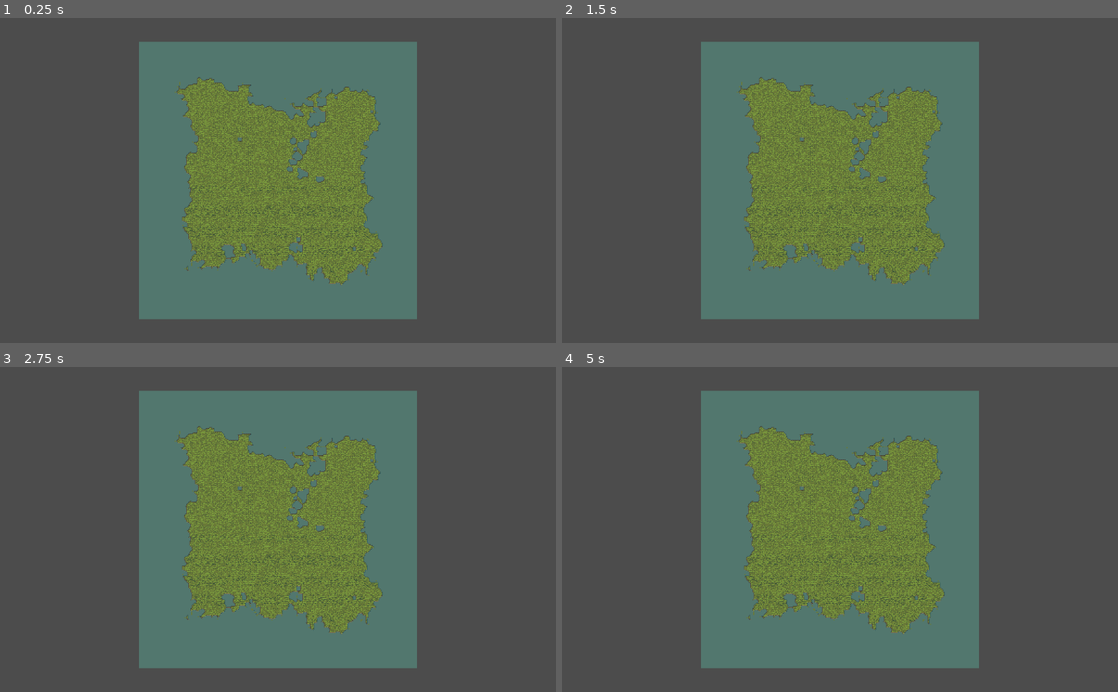
Above: before the commit, frames 1-4 (two rows, left to right).
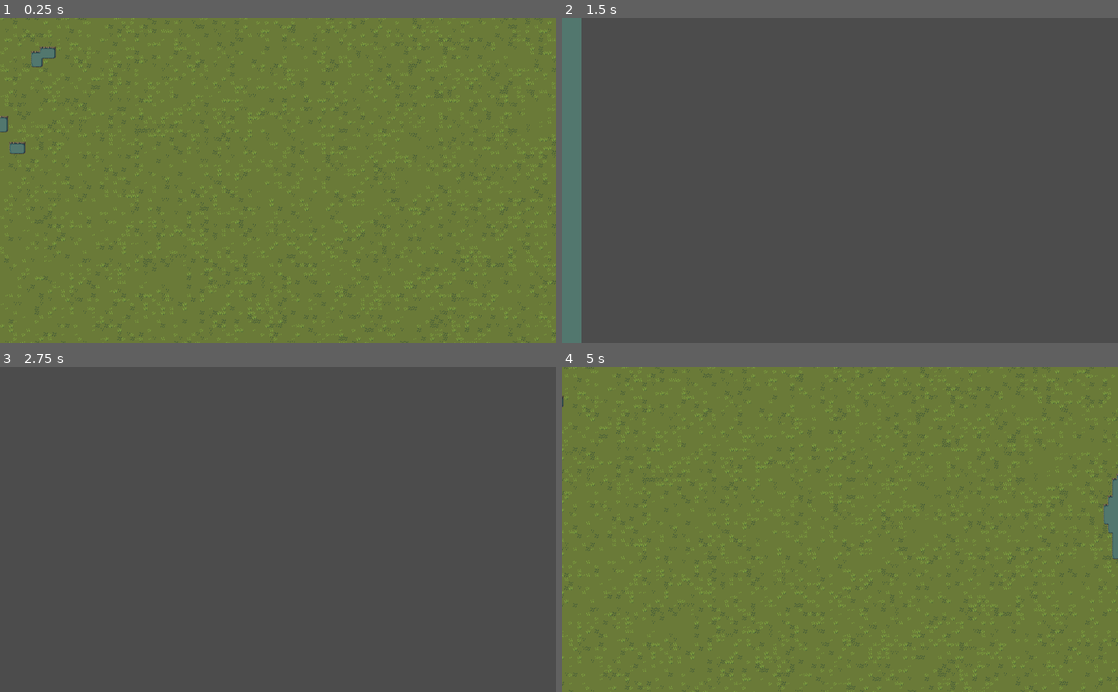
Above: after the commit, the same moments.

Repository: Icbitic/EndlessWarfare
Game: Godot game, scene res://Main.tscn
The game is run twice, just before and just after one commit, with the same random seed, the same clock (stepped at 60 frames per second) and the same inputs. The engine's default icon, where the game draws it, is replaced by a stand-in: a white triangle on a blue panel in a dark square.
Inputs (mouse positions are in pixels of both pictures, inside the frame that each line leads up to):
- Up to frame 1 (0.25 s): no input
- Up to frame 2 (1.5 s): tap Enter at 0.5 s; move the mouse to (962, 164) at 0.52 s; hold Right (ui_right) 0.53-1.28 s; move the mouse to (728, 196) at 1.27 s; hold Down (ui_down) from 1.28 s (still down)
- Up to frame 3 (2.75 s): move the mouse to (333, 458) at 2.02 s; release Down (ui_down) at 2.03 s; hold Right (ui_right) from 2.03 s (still down)
- Up to frame 4 (5 s): tap Space at 2.75, 4.25 s; move the mouse to (812, 594) at 2.77 s; release Right (ui_right) at 2.78 s; hold Up (ui_up) 2.78-3.53 s; tap Enter at 3.5 s; move the mouse to (1006, 578) at 3.52 s; hold Left (ui_left) from 3.53 s (still down); move the mouse to (673, 480) at 4.27 s

The runs differ from the first frame. In frame 1, 87% of the frame differs, in the area x 0-100%, y 0-100%; in frame 2, 45%; in frame 3, 42%; in frame 4, 87%.

Commit message:
Fix bit-mask bugs and simplified Settings

Diff:
--- a/Info.gd
+++ /dev/null
@@ -1,19 +0,0 @@
-extends Node
-
-var version = "0.2.1"
-const cell_size = 8
-
-var render_distance = 8
-
-var settings = {
-	"echo_recordings": true,
-	"restore_logs_to_memory": false,
-	"record_navigation_details": false,
-	"enable_test_set": true,
-}
-func _ready():
-	var file = File.new()
-	if (file.open("res://settings.json", File.READ)) == OK:
-		settings = parse_json(file.get_as_text())
-	else:
-		LogRecorder.record("Unable to load res://info.json")
--- a/Info.tscn
+++ /dev/null
@@ -1,6 +0,0 @@
-[gd_scene load_steps=2 format=2]
-
-[ext_resource path="res://Info.gd" type="Script" id=1]
-
-[node name="Info" type="Node"]
-script = ExtResource( 1 )
--- a/LogRecorder.gd
+++ b/LogRecorder.gd
@@ -12,9 +12,9 @@
 		"level": level
 	}
 
-	if Info.settings.restore_logs_to_memory:
+	if Settings.restore_logs_to_memory:
 		rec.append(content)
-	if Info.settings.echo_recordings:
+	if Settings.echo_recordings:
 		print(get_time_str(content.time) + content.text)
 
 	emit_signal("log_recorded")
--- /dev/null
+++ b/Settings.gd
@@ -0,0 +1,28 @@
+extends Node
+
+var version = "0.2.1"
+
+var echo_recordings = true
+var restore_logs_to_memory = false
+var record_navigation_details = false
+var enable_test_set = false
+var draw_chunk_outline = false
+var draw_cell_outline = false
+
+func _ready():
+	var file = File.new()
+	if (file.open("res://settings.json", File.READ)) == OK:
+		var settings = parse_json(file.get_as_text())
+
+		# Set the settings
+		echo_recordings = settings.echo_recordings
+		restore_logs_to_memory = settings.restore_logs_to_memory
+		record_navigation_details = settings.record_navigation_details
+		enable_test_set = settings.enable_test_set
+		draw_chunk_outline = settings.draw_chunk_outline
+		draw_cell_outline = settings.draw_cell_outline
+
+		# Todo: Find out a way to make mod able to add some settings here.
+
+	else:
+		LogRecorder.record("Unable to load res://info.json")
--- /dev/null
+++ b/Settings.tscn
@@ -0,0 +1,6 @@
+[gd_scene load_steps=2 format=2]
+
+[ext_resource path="res://Settings.gd" type="Script" id=1]
+
+[node name="Settings" type="Node"]
+script = ExtResource( 1 )
--- a/Test/Test.gd
+++ b/Test/Test.gd
@@ -1,9 +1,7 @@
 extends Node
 
 func _ready():
-	if Info.settings.enable_test_set:
-		# Test GlobalNavigation
-		GlobalNavigation.search_path(Vector2(0, 0), Vector2(0, 1))
+	if Settings.enable_test_set:
 
 		var data = Database.new()
 
--- /dev/null
+++ b/game_world/Camera2D.gd
@@ -0,0 +1,21 @@
+extends Camera2D
+
+const SPEED = 2000
+
+func _ready():
+	pass
+
+func _process(delta):
+	var velocity = Vector2()  # The player's movement vector.
+	if Input.is_action_pressed("ui_right"):
+		velocity.x += 1
+	if Input.is_action_pressed("ui_left"):
+		velocity.x -= 1
+	if Input.is_action_pressed("ui_down"):
+		velocity.y += 1
+	if Input.is_action_pressed("ui_up"):
+		velocity.y -= 1
+	if velocity.length() > 0:
+		velocity = velocity.normalized() * SPEED * delta
+
+	position += velocity
--- a/game_world/Map.gd
+++ b/game_world/Map.gd
@@ -5,7 +5,8 @@
 const CHUNK_SIZE = 16
 # This MAP_SIZE refers to cells
 const MAP_SIZE = 256
-const CHUNK_MIDPOINT = Vector3(0.5, 0.5, 0.5) * CHUNK_SIZE
+const MAP_MIDPOINT = Vector2(0.5, 0.5) * MAP_SIZE
+const CHUNK_MIDPOINT = Vector2(0.5, 0.5) * CHUNK_SIZE
 const CHUNK_END_SIZE = CHUNK_SIZE - 1
 
 var player
@@ -18,19 +19,23 @@
 func _ready():
 	player = world.get_node("Players/" + str(world.player_id))
 
+	$Wall.GlobalNavigation = $Navigation
+	$Terrain.GlobalNavigation = $Navigation
+
+
 	# Todo: check if there is a existing saven
 
 	#thread = Thread.new()
 	#thread.start(self, "_generate")
 
-	_generate(null)
+	_generate()
 	$Terrain.update_bitmask_region()
 
 func _exit_tree():
 	if thread != null:
 		thread.wait_to_finish()
 
-func set_cell(x, y, z, tile, update_bitmask = true):
+func draw_cell(x, y, z, tile, update_bitmask = true):
 	match z:
 		TERRAIN:
 			$Terrain.set_cell(x, y, tile)
@@ -53,12 +58,24 @@
 			return ERR_DOES_NOT_EXIST
 
 
-func _generate(userdata):
+func set_cell(x, y, z, tile, update_bitmask = true):
+	var chunk_position = Vector2(floor(x / CHUNK_SIZE), floor(y / CHUNK_SIZE))
+	return _chunks[chunk_position].set_cell(Vector2(
+			x - CHUNK_SIZE * chunk_position.x,
+			y - CHUNK_SIZE * chunk_position.y),
+			z, tile, update_bitmask)
+
+func _generate():
 	# The random_seed is required to keep sync of all the chunks' random seed
+	randomize()
 	var random_seed = randi()
 
-	for i in range(-MAP_SIZE / (2 * CHUNK_SIZE), MAP_SIZE / (2 * CHUNK_SIZE)):
-		for j in range(-MAP_SIZE / (2 * CHUNK_SIZE), MAP_SIZE / (2 * CHUNK_SIZE)):
+	# If MAP_SIZE / CHUNK_SIZE cannot be a integer
+	# Use the closest integer smaller than it instead
+	# warning-ignore:integer_division
+	for i in range(MAP_SIZE / CHUNK_SIZE):
+		# warning-ignore:integer_division
+		for j in range(MAP_SIZE / CHUNK_SIZE):
 			var _chunk = Chunk.new()
 			var _chunk_position = Vector2(i, j)
 			_chunk.chunk_position = _chunk_position
@@ -67,8 +84,3 @@
 			_chunk.generate(random_seed)
 			$Chunks.add_child(_chunk)
 	return OK
-
-func _remove_isolated_cells():
-	for i in range(-0.5 * MAP_SIZE, 0.5 * MAP_SIZE):
-		for j in range(-0.5 * MAP_SIZE, 0.5 * MAP_SIZE):
-			pass
--- a/game_world/Navigation.gd
+++ b/game_world/Navigation.gd
@@ -3,12 +3,24 @@
 
 
 # Public Methods
+func add_cell(x, y):
+	$TileMap.set_cell(x, y, 0)
+
+func add_cellv(pos):
+	$TileMap.set_cell(pos, 0)
+
+func remove_cell(x, y):
+	$TileMap.set_cell(x, y, -1)
+
+func remove_cellv(pos):
+	$TileMap.set_cell(pos, -1)
+
 func search_path(start: Vector2, end: Vector2, optimize: bool = true):
 
-	if Info.settings.record_navigation_details:
+	if Settings.record_navigation_details:
 		if optimize:
 			LogRecorder.record("Calculated optimized path from " + str(start) + " to " + str(end))
 		else:
 			LogRecorder.record("Calculated path from " + str(start) + " to " + str(end))
 
-	return get_simple_path(start * Info.cell_size, end * Info.cell_size, optimize)
+	return get_simple_path(start * Settings.cell_size, end * Settings.cell_size, optimize)
--- a/game_world/Navigation.tscn
+++ b/game_world/Navigation.tscn
@@ -1,10 +1,29 @@
-[gd_scene load_steps=2 format=2]
+[gd_scene load_steps=4 format=2]
 
 [ext_resource path="res://game_world/Navigation.gd" type="Script" id=1]
+[ext_resource path="res://icon.png" type="Texture" id=2]
+
+[sub_resource type="TileSet" id=1]
+0/name = "icon.png 0"
+0/texture = ExtResource( 2 )
+0/tex_offset = Vector2( 0, 0 )
+0/modulate = Color( 1, 1, 1, 1 )
+0/region = Rect2( 32, 16, 8, 8 )
+0/tile_mode = 0
+0/occluder_offset = Vector2( 0, 0 )
+0/navigation_offset = Vector2( 0, 0 )
+0/shape_offset = Vector2( 0, 0 )
+0/shape_transform = Transform2D( 1, 0, 0, 1, 0, 0 )
+0/shape_one_way = false
+0/shape_one_way_margin = 0.0
+0/shapes = [  ]
+0/z_index = 0
 
 [node name="Navigation" type="Navigation2D"]
 script = ExtResource( 1 )
 
 [node name="TileMap" type="TileMap" parent="."]
 visible = false
+tile_set = SubResource( 1 )
+cell_size = Vector2( 8, 8 )
 format = 1
--- a/game_world/World.tscn
+++ b/game_world/World.tscn
@@ -1,10 +1,14 @@
-[gd_scene load_steps=7 format=2]
+[gd_scene load_steps=11 format=2]
 
 [ext_resource path="res://game_world/World.gd" type="Script" id=1]
 [ext_resource path="res://game_world/map/plane_map.gd" type="Script" id=2]
 [ext_resource path="res://game_world/Map.gd" type="Script" id=3]
 [ext_resource path="res://asset/Tiles.png" type="Texture" id=4]
 [ext_resource path="res://game_world/player.gd" type="Script" id=5]
+[ext_resource path="res://game_world/Navigation.tscn" type="PackedScene" id=6]
+[ext_resource path="res://game_world/map/Wall.gd" type="Script" id=7]
+[ext_resource path="res://game_world/map/Terrain.gd" type="Script" id=8]
+[ext_resource path="res://game_world/Camera2D.gd" type="Script" id=9]
 
 [sub_resource type="TileSet" id=1]
 0/name = "Tiles.png 0"
@@ -20,7 +24,7 @@
 0/autotile/spacing = 0
 0/autotile/occluder_map = [  ]
 0/autotile/navpoly_map = [  ]
-0/autotile/priority_map = [  ]
+0/autotile/priority_map = [ Vector3( 0, 0, 14 ) ]
 0/autotile/z_index_map = [  ]
 0/occluder_offset = Vector2( 0, 0 )
 0/navigation_offset = Vector2( 0, 0 )
@@ -44,20 +48,6 @@
 1/shape_one_way_margin = 0.0
 1/shapes = [  ]
 1/z_index = 0
-2/name = "Tiles.png 2"
-2/texture = ExtResource( 4 )
-2/tex_offset = Vector2( 0, 0 )
-2/modulate = Color( 1, 1, 1, 1 )
-2/region = Rect2( 64, 56, 8, 8 )
-2/tile_mode = 0
-2/occluder_offset = Vector2( 0, 0 )
-2/navigation_offset = Vector2( 0, 0 )
-2/shape_offset = Vector2( 0, 0 )
-2/shape_transform = Transform2D( 1, 0, 0, 1, 0, 0 )
-2/shape_one_way = false
-2/shape_one_way_margin = 0.0
-2/shapes = [  ]
-2/z_index = 0
 
 [node name="World" type="Node2D"]
 script = ExtResource( 1 )
@@ -65,11 +55,13 @@
 [node name="Map" type="Node" parent="."]
 script = ExtResource( 3 )
 
+[node name="Navigation" parent="Map" instance=ExtResource( 6 )]
+
 [node name="Terrain" type="TileMap" parent="Map"]
 tile_set = SubResource( 1 )
 cell_size = Vector2( 8, 8 )
 format = 1
-script = ExtResource( 2 )
+script = ExtResource( 8 )
 
 [node name="Path" type="TileMap" parent="Map"]
 format = 1
@@ -85,7 +77,7 @@
 
 [node name="Wall" type="TileMap" parent="Map"]
 format = 1
-script = ExtResource( 2 )
+script = ExtResource( 7 )
 
 [node name="Chunks" type="Node2D" parent="Map"]
 
@@ -95,5 +87,6 @@
 script = ExtResource( 5 )
 
 [node name="Camera2D" type="Camera2D" parent="."]
+offset = Vector2( 1024, 1024 )
 current = true
-zoom = Vector2( 4, 4 )
+script = ExtResource( 9 )
--- a/game_world/chunk.gd
+++ b/game_world/chunk.gd
@@ -1,5 +1,5 @@
 class_name Chunk
-extends Node
+extends Node2D
 
 enum {TERRAIN, PATH, FLOOR, FENCE, WALL}
 
@@ -9,17 +9,66 @@
 const TEXTURE_SHEET_WIDTH = 8
 
 const CHUNK_LAST_INDEX = CHUNK_SIZE - 1
-const TEXTURE_TILE_SIZE = 1.0 / TEXTURE_SHEET_WIDTH
 
 var data = {} setget _set_data
 var chunk_position = Vector2()
 
 var map
 
+func _ready():
+	position = chunk_position * CHUNK_SIZE * TEXTURE_SHEET_WIDTH
+
+	if Settings.draw_chunk_outline:
+		var line = Line2D.new()
+		line.name = "ChunkOutline"
+		var points = [
+			Vector2(0, 0),
+			Vector2(CHUNK_SIZE * TEXTURE_SHEET_WIDTH, 0),
+			Vector2(CHUNK_SIZE * TEXTURE_SHEET_WIDTH, CHUNK_SIZE * TEXTURE_SHEET_WIDTH),
+			Vector2(0, CHUNK_SIZE * TEXTURE_SHEET_WIDTH)]
+
+		line.points = PoolVector2Array(points)
+		line.width = 1
+		add_child(line)
+
+	if Settings.draw_cell_outline:
+		var line = Line2D.new()
+
+		line.name = "cell_outline"
+
+		var points = []
+
+		for i in range(CHUNK_SIZE + 1):
+			for j in range(CHUNK_SIZE + 1):
+				var vectors = [
+					Vector2(0, 0),
+					Vector2(i * TEXTURE_SHEET_WIDTH, 0),
+					Vector2(i * TEXTURE_SHEET_WIDTH, j * TEXTURE_SHEET_WIDTH),
+					Vector2(0, j * TEXTURE_SHEET_WIDTH),
+				]
+				points.append_array(vectors)
+
+		line.points = PoolVector2Array(points)
+		line.width = 1
+		add_child(line)
+
 func generate(random_seed):
+
 	self.data = TerrainGenerator.generate(chunk_position, random_seed)
 	return OK
 
+func set_cell(x, y, z, tile, update_bitmask = true):
+	if data.has(Vector3(x, y, z)):
+		data[Vector3(x, y, z)] = tile
+
+		map.draw_cell(x + CHUNK_SIZE * chunk_position.x,y + CHUNK_SIZE * chunk_position.y,
+				z, tile, update_bitmask)
+
+		return OK
+	else:
+		return ERR_DOES_NOT_EXIST
+
+# Only run when initializing
 func _set_data(value):
 	data = value
 	_draw_chunk()
@@ -29,5 +78,5 @@
 		for i in range(CHUNK_SIZE):
 			for j in range(CHUNK_SIZE):
 				if data.has(Vector3(i, j, z)):
-					map.set_cell(CHUNK_SIZE * chunk_position.x + i, CHUNK_SIZE * chunk_position.y + j, z, data[Vector3(i, j ,z)], false)
+					map.draw_cell(CHUNK_SIZE * chunk_position.x + i, CHUNK_SIZE * chunk_position.y + j, z, data[Vector3(i, j ,z)], false)
 	return OK
--- a/game_world/map/Terrain.gd
+++ b/game_world/map/Terrain.gd
@@ -1,4 +1,10 @@
-extends "res://game_world/map/plane_map.gd"
+extends PlaneMap
 
-func _ready():
-	pass
+var GlobalNavigation
+
+func set_cell(x, y, tile, flip_x = false, flip_y = false, transpose = false, autotile_coord = Vector2()):
+	if tile == 1:
+		GlobalNavigation.remove_cell(x, y)
+	else:
+		GlobalNavigation.add_cell(x, y)
+	.set_cell(x, y, tile, flip_x, flip_y, transpose, autotile_coord)
--- a/game_world/map/Wall.gd
+++ b/game_world/map/Wall.gd
@@ -1,5 +1,13 @@
-extends "res://game_world/map/plane_map.gd"
+extends PlaneMap
 
+var GlobalNavigation
 
 func _ready():
 	pass
+
+func set_cell(x, y, tile, flip_x = false, flip_y = false, transpose = false, autotile_coord = Vector2()):
+	if tile == -1:
+		GlobalNavigation.add_cell(x, y)
+	else:
+		GlobalNavigation.remove_cell(x, y)
+	.set_cell(x, y, tile, flip_x, flip_y, transpose, autotile_coord)
--- a/game_world/map/plane_map.gd
+++ b/game_world/map/plane_map.gd
@@ -1,6 +1,5 @@
 class_name PlaneMap
 extends TileMap
-
 
 func _ready():
 	pass
--- a/game_world/terrain_generator/terrain_generator.gd
+++ b/game_world/terrain_generator/terrain_generator.gd
@@ -8,10 +8,14 @@
 enum {BLACK_WALL}
 
 const CHUNK_SIZE = 16
+const CHUNK_MIDPOINT = Vector2(0.5, 0.5) * CHUNK_SIZE
 # This MAP_SIZE refers to cells
 const MAP_SIZE = 256
+const MAP_MIDPOINT = Vector2(0.5, 0.5) * MAP_SIZE
 
 const LAND_THRESHOLD = -0.35
+
+onready var map
 
 func _ready():
 	pass
@@ -37,14 +41,23 @@
 						CHUNK_SIZE * chunk_position.y + j)) > LAND_THRESHOLD:
 
 				data[Vector3(i, j, TERRAIN)] = LAND
+
+				# Set the nearby cells to LAND to avoid bitmask problems.
+				# The returned array from the range function will not include
+				# the second argument, so it is "i(j) + 2" here.
+				for m in range(i - 1, i + 2):
+					for n in range(j - 1, j + 2):
+						if (m >= 0 and m <= 15) and (n >= 0 and n <= 15):
+							data[Vector3(m, n, TERRAIN)] = LAND
 			else:
-				data[Vector3(i, j, TERRAIN)] = WATER
+				if not data.has(Vector3(i, j, TERRAIN)):
+					data[Vector3(i, j, TERRAIN)] = WATER
 
 	return data
 
 
 static func _get_falloff_value(x, y):
-	var value = max(abs(x) / (0.5 * MAP_SIZE), abs(y) / (0.5 * MAP_SIZE))
+	var value = max(abs(x - MAP_MIDPOINT.x) / (0.5 * MAP_SIZE), abs(y - MAP_MIDPOINT.y) / (0.5 * MAP_SIZE))
 
 	var a = 3
 	var b = 2.2
--- a/packs_manager/pck.gd
+++ b/packs_manager/pck.gd
@@ -26,11 +26,11 @@
 		return ERR_DOES_NOT_EXIST
 	match typeof(data.version_support):
 		TYPE_STRING:
-			return Info.info.version.match(data.version_support)
+			return Settings.info.version.match(data.version_support)
 		TYPE_ARRAY:
 			var res = false
 			for i in data.version_support:
-				if Info.version.match(i):
+				if Settings.version.match(i):
 					res = true
 			return res
 		_:
--- a/project.godot
+++ b/project.godot
@@ -9,7 +9,7 @@
 config_version=4
 
 _global_script_classes=[ {
-"base": "Node",
+"base": "Node2D",
 "class": "Chunk",
 "language": "GDScript",
 "path": "res://game_world/chunk.gd"
@@ -51,8 +51,7 @@
 [autoload]
 
 LogRecorder="*res://LogRecorder.gd"
-Info="*res://Info.gd"
-GlobalNavigation="*res://game_world/Navigation.gd"
+Settings="*res://Settings.gd"
 
 [importer_defaults]
 
--- a/settings.json
+++ b/settings.json
@@ -1,6 +1,9 @@
 {
+    "version": "0.2.1",
     "echo_recordings": true,
     "restore_logs_to_memory": false,
     "record_navigation_details": false,
-    "enable_test_set": true
+    "enable_test_set": true,
+    "draw_chunk_outline": false,
+    "draw_cell_outline": false
 }
